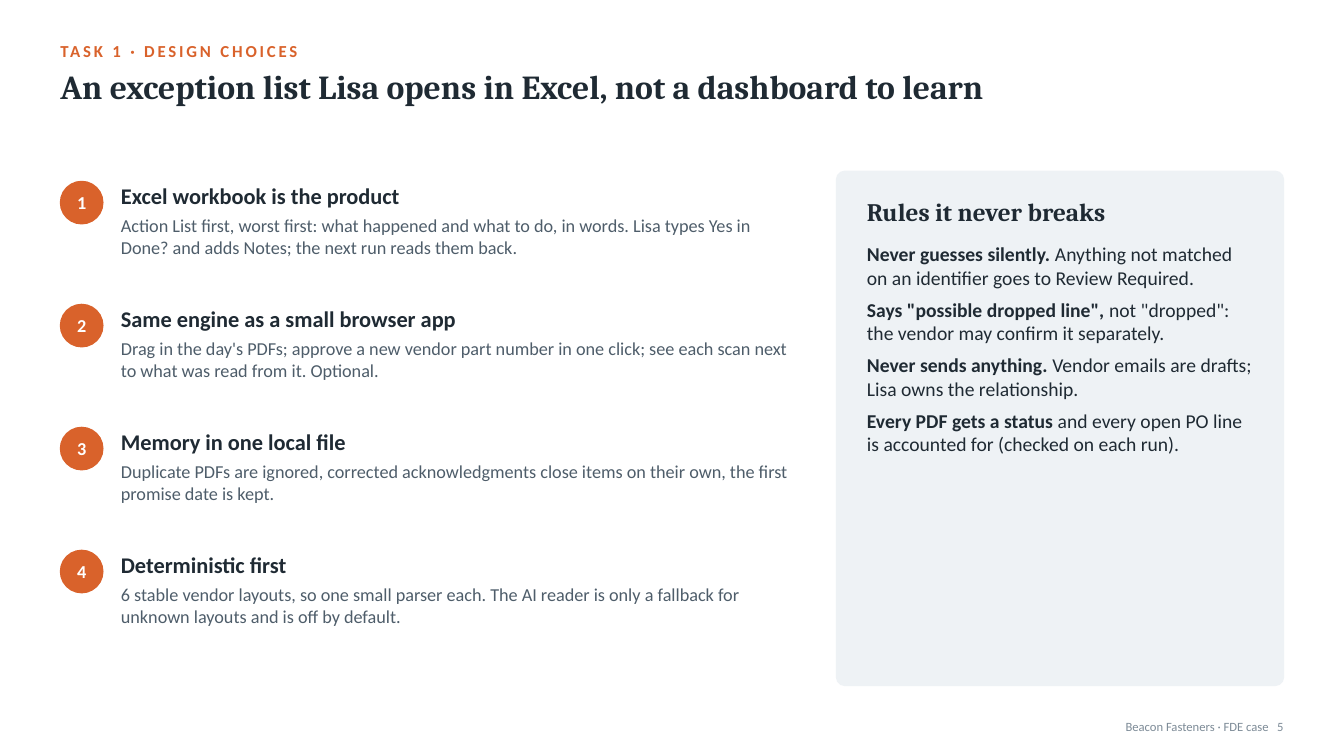
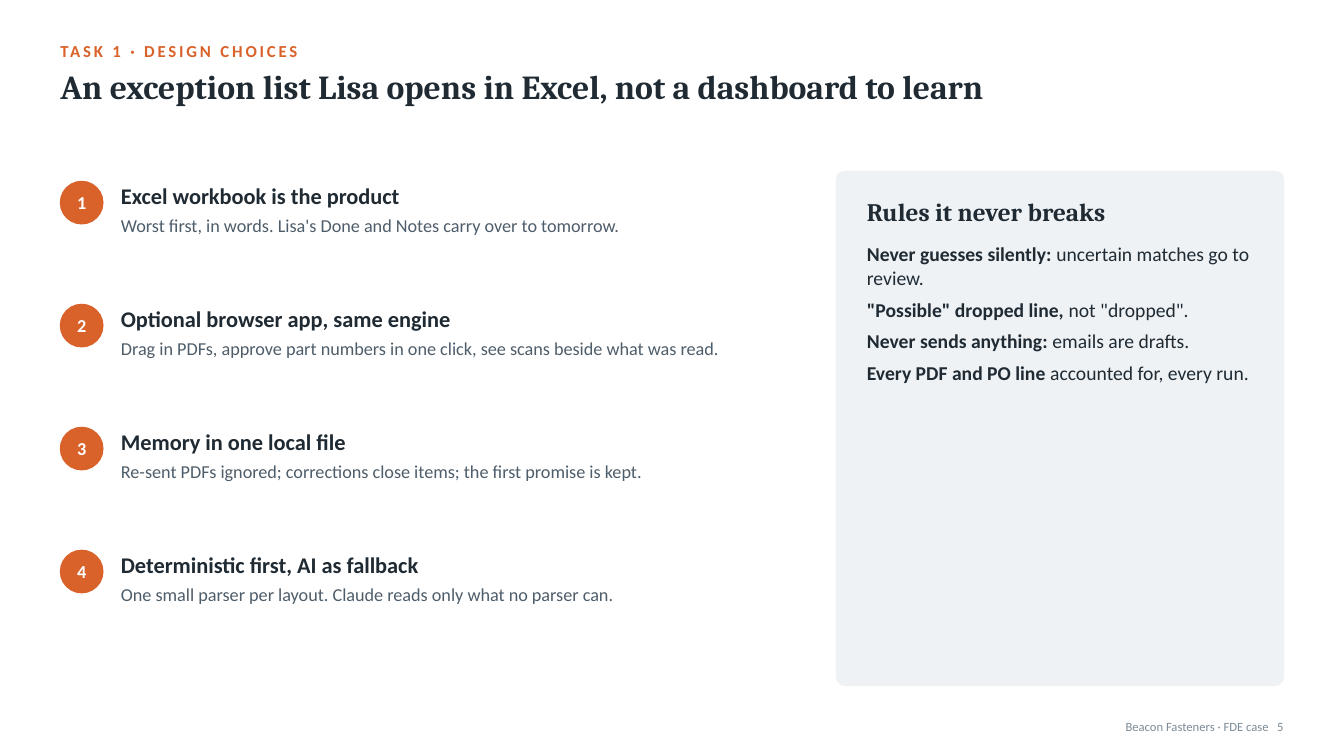
Before and after one commit to SmritaPandey/BeaconFasteners, a slide deck: slide 5 of Beacon Superday-Submission/presentation/Beacon_FDE_Casestudy.pptx. Drawn at 1344x756 pixels with LibreOffice and Linux fonts; fonts in the diff are those of the drawing. Boxes give left, top, right and bottom in pixels: in the first picture for what was removed or moved away, otherwise in the second. Text is boxed around its words. In the diff, an @@ line names an element or a change of style, - is before the commit and + after.

```diff
--- a/Beacon Superday-Submission/presentation/Beacon_FDE_Casestudy.pptx
+++ b/Beacon Superday-Submission/presentation/Beacon_FDE_Casestudy.pptx
@@ text at (x1=121, y1=219, x2=619, y2=235): text changed @@
-Action List first, worst first: what happened and what to do, in words. Lisa types Yes in Done? and adds Notes; the next run reads them back.
+Worst first, in words. Lisa's Done and Notes carry over to tomorrow.
@@ text at (x1=867, y1=247, x2=1249, y2=383): text changed; bold on @@
-• Never guesses silently. Anything not matched on an identifier goes to Review Required.
-• Says "possible dropped line", not "dropped": the vendor may confirm it separately.
-• Never sends anything. Vendor emails are drafts; Lisa owns the relationship.
-• Every PDF gets a status and every open PO line is accounted for (checked on each run).
+• Never guesses silently: uncertain matches go to review.
+• "Possible" dropped line, not "dropped".
+• Never sends anything: emails are drafts.
+• Every PDF and PO line accounted for, every run.
@@ text at (x1=121, y1=311, x2=450, y2=331): text changed @@
-Same engine as a small browser app
+Optional browser app, same engine
@@ text at (x1=121, y1=342, x2=719, y2=358): text changed @@
-Drag in the day's PDFs; approve a new vendor part number in one click; see each scan next to what was read from it. Optional.
+Drag in PDFs, approve part numbers in one click, see scans beside what was read.
@@ text at (x1=121, y1=465, x2=642, y2=481): text changed @@
-Duplicate PDFs are ignored, corrected acknowledgments close items on their own, the first promise date is kept.
+Re-sent PDFs ignored; corrections close items; the first promise is kept.
@@ text at (x1=121, y1=557, x2=419, y2=576): text changed @@
-Deterministic first
+Deterministic first, AI as fallback
@@ text at (x1=121, y1=588, x2=613, y2=604): text changed @@
-6 stable vendor layouts, so one small parser each. The AI reader is only a fallback for unknown layouts and is off by default.
+One small parser per layout. Claude reads only what no parser can.
```
Also in this commit, not shown: 11 other slides changed, 1 slide added, 14 other files.
